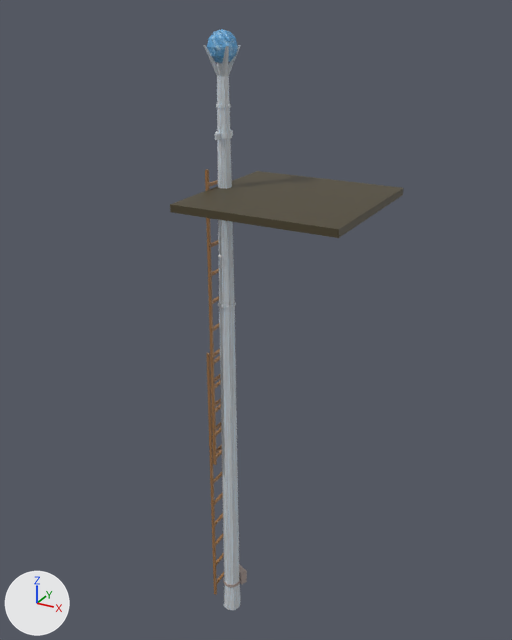
A saved change to the Blender file assets/blender/tourechelle.blend.
Camera for both pictures: a camera (50 mm lens) standing at (32.4, -53.3, 52.9) and looking at (1.9, 2.3, 25.1). The lights are fixed; the arrows at lower left show +X, +Y and +Z. The picture after the commit comes second.
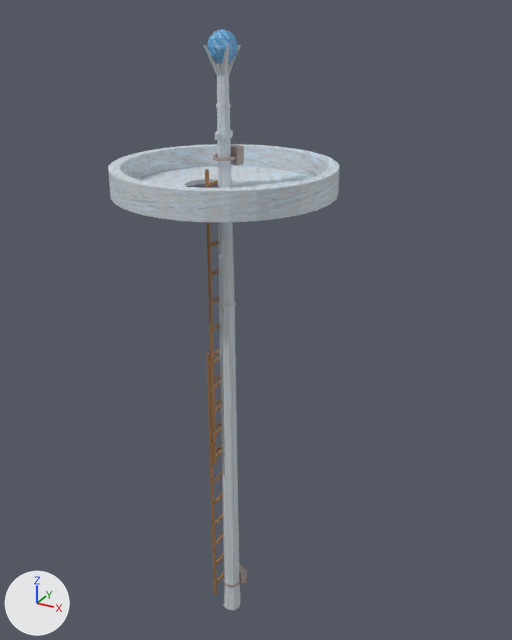
Changed parts and their boxes [x1, y1, x2, y2] in the pictures (512 x 640 px):
'Rembarde', added: after [108, 144, 340, 217]
'Cube', deleted (brown): before [170, 171, 404, 238]
'Platform', added: after [110, 166, 339, 222]

The change in detail:
Mesh me_cylinder_005 is new.
It has 128 vertices, 68 faces and spans x -1.0..1.0, y -1.0..1.0, z -1.0..1.0.
It uses material mat_material_001 (picture img_tourtext_png).
Mesh me_cylinder_002 is new.
It has 128 vertices, 68 faces and spans x -1.0..1.0, y -1.0..1.0, z -1.0..1.0.
It uses material mat_material_001 (picture img_tourtext_png).
Object 'Cube' (ob_cube) is deleted.
Object 'Rembarde' (ob_rembarde) is new; it shows me_cylinder_005.
Its location is (0.0, 0.0, 39.4).
Its scale is (10.0, 10.0, 1.0).
Object 'Platform' (ob_platform) is new; it shows me_cylinder_002.
Its location is (0.0, 0.0, 38.2).
Its scale is (10.0, 10.0, 0.2).
